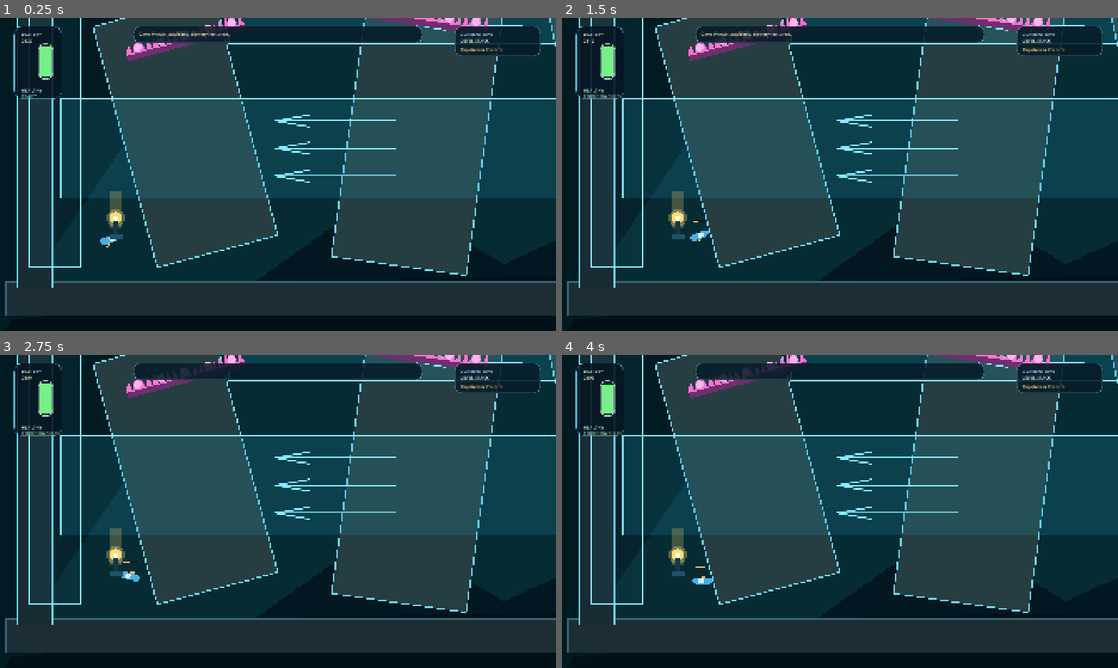
Above: before the commit, frames 1-4 (two rows, left to right).
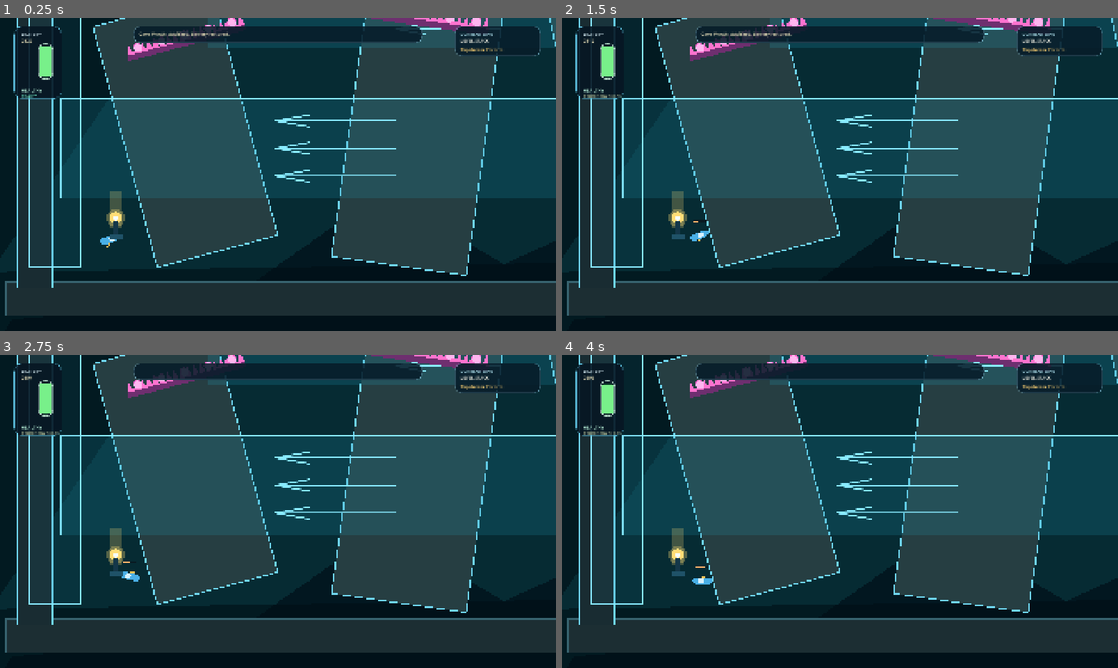
Above: after the commit, the same moments.

Repository: ashtton/scuba-rage-game
Game: Godot game, scene res://scenes/level_01.tscn
Same seed, same stepped clock (60 frames per second), same inputs: the game is played once before the commit and once after it.
Inputs (mouse positions are in pixels of both pictures, inside the frame that each line leads up to):
- Up to frame 1 (0.25 s): no input
- Up to frame 2 (1.5 s): tap Enter at 0.5, 0.8 s; move the mouse to (962, 158) at 0.52 s; tap R at 0.6 s; click (962, 158) at 0.67 s; tap Space at 0.77, 1.07 s; drag from (728, 190) to (895, 149) at 1.27 s
- Up to frame 3 (2.75 s): tap Space at 2, 2.1 s; move the mouse to (333, 442) at 2.02 s; click (333, 442) at 2.17 s; tap R at 2.3 s
- Up to frame 4 (4 s): tap Enter at 2.75, 3.6 s; drag from (812, 574) to (745, 373) at 2.77 s; tap Space at 3.5, 3.77, 3.8 s; move the mouse to (1006, 558) at 3.52 s; click (1006, 558) at 3.67 s

The runs differ from the first frame. In frame 1, 0.9% of the frame differs, in the area x 22-100%, y 0-13%; in frame 2, 0.9%; in frame 3, 0.9%; in frame 4, 0.9%.

Commit message:
start of GREAT level.

Diff:
--- a/scenes/level_01.tscn
+++ b/scenes/level_01.tscn
@@ -1,6 +1,6 @@
-[gd_scene load_steps=10 format=3]
-
-[ext_resource type="Script" path="res://scripts/climb_level.gd" id="1_level_script"]
+[gd_scene format=3 uid="uid://bb6f0p0y4k540"]
+
+[ext_resource type="Script" uid="uid://dhgiosxestv8n" path="res://scripts/climb_level.gd" id="1_level_script"]
 [ext_resource type="PackedScene" path="res://scenes/player.tscn" id="2_player"]
 [ext_resource type="PackedScene" path="res://scenes/components/solid_block.tscn" id="3_block"]
 [ext_resource type="PackedScene" path="res://scenes/components/current_zone.tscn" id="4_current"]
@@ -10,7 +10,7 @@
 [ext_resource type="PackedScene" path="res://scenes/components/goal_battery.tscn" id="8_goal"]
 [ext_resource type="PackedScene" path="res://scenes/components/level_hud.tscn" id="9_hud"]
 
-[node name="Level01" type="Node2D"]
+[node name="Level01" type="Node2D" unique_id=604632658]
 script = ExtResource("1_level_script")
 next_scene_path = "res://scenes/level_03.tscn"
 level_title = "LEVEL STACK"
@@ -22,302 +22,310 @@
 camera_right = 2720
 camera_bottom = 2680
 
-[node name="World" type="Node2D" parent="."]
-
-[node name="Backdrop" type="Polygon2D" parent="World"]
+[node name="World" type="Node2D" parent="." unique_id=509327562]
+
+[node name="Backdrop" type="Polygon2D" parent="World" unique_id=186947449]
 color = Color(0.0117647, 0.101961, 0.129412, 1)
 polygon = PackedVector2Array(-120, -1940, 2760, -1940, 2760, 2700, -120, 2700)
 
-[node name="GlowLayer" type="Polygon2D" parent="World"]
+[node name="GlowLayer" type="Polygon2D" parent="World" unique_id=1715534650]
+position = Vector2(-132, -43)
 color = Color(0.0823529, 0.380392, 0.419608, 0.24)
 polygon = PackedVector2Array(20, 2520, 620, 1640, 340, 920, 1080, 640, 680, -160, 1480, -760, 1300, -1600, 2300, -1180, 2540, 240, 2460, 2480)
 
-[node name="CaveShadow" type="Polygon2D" parent="World"]
+[node name="CaveShadow" type="Polygon2D" parent="World" unique_id=594777479]
 color = Color(0, 0.0470588, 0.0823529, 0.6)
 polygon = PackedVector2Array(-40, 2640, 700, 2580, 1240, 2200, 1660, 2450, 2230, 2190, 2750, 2630, 2740, 2710, -80, 2710)
 
-[node name="Player" parent="World" instance=ExtResource("2_player")]
+[node name="Player" parent="World" unique_id=506521554 instance=ExtResource("2_player")]
 position = Vector2(300, 2360)
+bounce_restitution = 0.58
+boost_cooldown = 1.25
 max_battery = 320.0
-boost_cooldown = 1.25
-bounce_restitution = 0.58
-
-[node name="LevelStack" type="Node2D" parent="World"]
-
-[node name="Level01Path" type="Node2D" parent="World/LevelStack"]
-position = Vector2(0, 0)
-
-[node name="Level02Path" type="Node2D" parent="World/LevelStack"]
+
+[node name="LevelStack" type="Node2D" parent="World" unique_id=118988667]
+
+[node name="Level01Path" type="Node2D" parent="World/LevelStack" unique_id=1566263893]
+
+[node name="Level02Path" type="Node2D" parent="World/LevelStack" unique_id=704853104]
 position = Vector2(0, -1240)
 
-[node name="Solids" type="Node2D" parent="World"]
-
-[node name="LowerBed" parent="World/Solids" instance=ExtResource("3_block")]
+[node name="Solids" type="Node2D" parent="World" unique_id=790728512]
+
+[node name="LowerBed" parent="World/Solids" unique_id=1895452483 instance=ExtResource("3_block")]
 position = Vector2(1320, 2570)
 size = Vector2(2760, 118)
 fill_color = Color(0.109804, 0.180392, 0.2, 1)
 border_color = Color(0.215686, 0.388235, 0.435294, 1)
 
-[node name="TopBed" parent="World/Solids" instance=ExtResource("3_block")]
+[node name="TopBed" parent="World/Solids" unique_id=1247166383 instance=ExtResource("3_block")]
 position = Vector2(1320, -1830)
 size = Vector2(2760, 118)
 fill_color = Color(0.109804, 0.180392, 0.2, 1)
 border_color = Color(0.215686, 0.388235, 0.435294, 1)
 
-[node name="LeftCaveColumn" parent="World/Solids" instance=ExtResource("3_block")]
+[node name="LeftCaveColumn" parent="World/Solids" unique_id=1853749265 instance=ExtResource("3_block")]
 position = Vector2(40, 330)
 size = Vector2(120, 4400)
 fill_color = Color(0.0980392, 0.172549, 0.196078, 1)
 
-[node name="RightCaveColumn" parent="World/Solids" instance=ExtResource("3_block")]
+[node name="RightCaveColumn" parent="World/Solids" unique_id=1248167894 instance=ExtResource("3_block")]
 position = Vector2(2600, 330)
 size = Vector2(140, 4400)
 fill_color = Color(0.0980392, 0.172549, 0.196078, 1)
 
-[node name="L1CaveRidgeA" parent="World/Solids" instance=ExtResource("3_block")]
+[node name="L1CaveRidgeA" parent="World/Solids" unique_id=947990300 instance=ExtResource("3_block")]
 position = Vector2(560, 1990)
-rotation_degrees = -15.0
+rotation = -0.2617994
 size = Vector2(430, 860)
 fill_color = Color(0.14902, 0.243137, 0.258824, 1)
 
-[node name="L1CaveRidgeB" parent="World/Solids" instance=ExtResource("3_block")]
+[node name="L1CaveRidgeB" parent="World/Solids" unique_id=1918033807 instance=ExtResource("3_block")]
 position = Vector2(1360, 2010)
-rotation_degrees = 8.0
+rotation = 0.13962634
 size = Vector2(470, 900)
 fill_color = Color(0.14902, 0.243137, 0.258824, 1)
 
-[node name="L1CaveRidgeC" parent="World/Solids" instance=ExtResource("3_block")]
+[node name="L1CaveRidgeC" parent="World/Solids" unique_id=1692158366 instance=ExtResource("3_block")]
 position = Vector2(2100, 1820)
-rotation_degrees = -12.0
+rotation = -0.20943952
 size = Vector2(460, 820)
 fill_color = Color(0.14902, 0.243137, 0.258824, 1)
 
-[node name="L1CeilingToothA" parent="World/Solids" instance=ExtResource("3_block")]
+[node name="L1CeilingToothA" parent="World/Solids" unique_id=657670968 instance=ExtResource("3_block")]
 position = Vector2(820, 1160)
-rotation_degrees = 17.0
+rotation = 0.29670596
 size = Vector2(380, 760)
 fill_color = Color(0.129412, 0.223529, 0.25098, 1)
 
-[node name="L1CeilingToothB" parent="World/Solids" instance=ExtResource("3_block")]
+[node name="L1CeilingToothB" parent="World/Solids" unique_id=1130779754 instance=ExtResource("3_block")]
 position = Vector2(1760, 980)
-rotation_degrees = -12.0
+rotation = -0.20943952
 size = Vector2(420, 800)
 fill_color = Color(0.129412, 0.223529, 0.25098, 1)
 
-[node name="L2FloorShelf" parent="World/Solids" instance=ExtResource("3_block")]
+[node name="L2FloorShelf" parent="World/Solids" unique_id=1375727862 instance=ExtResource("3_block")]
 position = Vector2(1980, 520)
 size = Vector2(460, 80)
 fill_color = Color(0.192157, 0.313726, 0.333333, 1)
 
-[node name="L2TunnelSpine" parent="World/Solids" instance=ExtResource("3_block")]
+[node name="L2TunnelSpine" parent="World/Solids" unique_id=1467252238 instance=ExtResource("3_block")]
 position = Vector2(1260, 160)
 size = Vector2(900, 210)
 fill_color = Color(0.145098, 0.25098, 0.270588, 1)
 
-[node name="L2TunnelToothLeft" parent="World/Solids" instance=ExtResource("3_block")]
+[node name="L2TunnelToothLeft" parent="World/Solids" unique_id=1650891523 instance=ExtResource("3_block")]
 position = Vector2(640, 60)
-rotation_degrees = 14.0
+rotation = 0.2443461
 size = Vector2(430, 620)
 fill_color = Color(0.141176, 0.235294, 0.258824, 1)
 
-[node name="L2TunnelToothRight" parent="World/Solids" instance=ExtResource("3_block")]
+[node name="L2TunnelToothRight" parent="World/Solids" unique_id=767041100 instance=ExtResource("3_block")]
 position = Vector2(1930, -80)
-rotation_degrees = -16.0
+rotation = -0.27925268
 size = Vector2(440, 620)
 fill_color = Color(0.141176, 0.235294, 0.258824, 1)
 
-[node name="L2UpperShelfA" parent="World/Solids" instance=ExtResource("3_block")]
+[node name="L2UpperShelfA" parent="World/Solids" unique_id=1523093767 instance=ExtResource("3_block")]
 position = Vector2(1780, -520)
 size = Vector2(380, 80)
 fill_color = Color(0.227451, 0.364706, 0.388235, 1)
 
-[node name="L2UpperShelfB" parent="World/Solids" instance=ExtResource("3_block")]
+[node name="L2UpperShelfB" parent="World/Solids" unique_id=107249776 instance=ExtResource("3_block")]
 position = Vector2(1020, -860)
 size = Vector2(380, 80)
 fill_color = Color(0.227451, 0.364706, 0.388235, 1)
 
-[node name="L2UpperShelfC" parent="World/Solids" instance=ExtResource("3_block")]
+[node name="L2UpperShelfC" parent="World/Solids" unique_id=1968223380 instance=ExtResource("3_block")]
 position = Vector2(400, -1160)
 size = Vector2(360, 80)
 fill_color = Color(0.227451, 0.364706, 0.388235, 1)
 
-[node name="UpperGoalShelf" parent="World/Solids" instance=ExtResource("3_block")]
+[node name="UpperGoalShelf" parent="World/Solids" unique_id=1539047940 instance=ExtResource("3_block")]
 position = Vector2(250, -1510)
 size = Vector2(300, 80)
 fill_color = Color(0.282353, 0.466667, 0.54902, 1)
 
-[node name="ConnectorLip" parent="World/Solids" instance=ExtResource("3_block")]
+[node name="ConnectorLip" parent="World/Solids" unique_id=1668182540 instance=ExtResource("3_block")]
 position = Vector2(2200, 700)
 size = Vector2(350, 70)
 fill_color = Color(0.203922, 0.329412, 0.341176, 1)
 
-[node name="Currents" type="Node2D" parent="World"]
-
-[node name="L1PushbackA" parent="World/Currents" instance=ExtResource("4_current")]
+[node name="Currents" type="Node2D" parent="World" unique_id=323210871]
+
+[node name="L1PushbackA" parent="World/Currents" unique_id=163190098 instance=ExtResource("4_current")]
 position = Vector2(1080, 2050)
 size = Vector2(1900, 340)
 flow_vector = Vector2(-240, 0)
 speed_scale = 0.9
 fill_color = Color(0.12549, 0.627451, 0.74902, 0.18)
 
-[node name="L1PushbackB" parent="World/Currents" instance=ExtResource("4_current")]
-position = Vector2(1540, 1540)
+[node name="L1PushbackB" parent="World/Currents" unique_id=786960419 instance=ExtResource("4_current")]
+position = Vector2(1469, 1554)
 size = Vector2(1660, 300)
 flow_vector = Vector2(-310, 0)
 speed_scale = 1.15
 fill_color = Color(0.12549, 0.627451, 0.74902, 0.2)
 
-[node name="L1VentLift" parent="World/Currents" instance=ExtResource("4_current")]
+[node name="L1VentLift" parent="World/Currents" unique_id=1216387054 instance=ExtResource("4_current")]
 position = Vector2(2140, 980)
 size = Vector2(260, 690)
 flow_vector = Vector2(0, -1060)
 fill_color = Color(0.192157, 0.741176, 0.827451, 0.24)
 
-[node name="L2PushbackTop" parent="World/Currents" instance=ExtResource("4_current")]
+[node name="L2PushbackTop" parent="World/Currents" unique_id=2112016690 instance=ExtResource("4_current")]
 position = Vector2(1280, -760)
 size = Vector2(1780, 320)
 flow_vector = Vector2(320, 0)
 speed_scale = 1.05
 fill_color = Color(0.141176, 0.666667, 0.772549, 0.22)
 
-[node name="L2BottomBackflow" parent="World/Currents" instance=ExtResource("4_current")]
+[node name="L2BottomBackflow" parent="World/Currents" unique_id=1154728665 instance=ExtResource("4_current")]
 position = Vector2(1710, 380)
 size = Vector2(1020, 280)
 flow_vector = Vector2(410, 0)
 speed_scale = 1.28
 fill_color = Color(0.152941, 0.666667, 0.741176, 0.22)
 
-[node name="ReturnShaftTop" parent="World/Currents" instance=ExtResource("4_current")]
+[node name="ReturnShaftTop" parent="World/Currents" unique_id=878835737 instance=ExtResource("4_current")]
 position = Vector2(2360, 820)
 size = Vector2(240, 560)
 flow_vector = Vector2(0, 1120)
 speed_scale = 1.15
 fill_color = Color(0.223529, 0.756863, 0.854902, 0.3)
 
-[node name="ReturnShaftMid" parent="World/Currents" instance=ExtResource("4_current")]
+[node name="ReturnShaftMid" parent="World/Currents" unique_id=1554300351 instance=ExtResource("4_current")]
 position = Vector2(2360, 1420)
 size = Vector2(240, 760)
 flow_vector = Vector2(0, 1280)
 speed_scale = 1.3
 fill_color = Color(0.223529, 0.756863, 0.854902, 0.32)
 
-[node name="ReturnShaftBottom" parent="World/Currents" instance=ExtResource("4_current")]
+[node name="ReturnShaftBottom" parent="World/Currents" unique_id=148478097 instance=ExtResource("4_current")]
 position = Vector2(2360, 2160)
 size = Vector2(260, 620)
 flow_vector = Vector2(0, 1400)
 speed_scale = 1.5
 fill_color = Color(0.223529, 0.756863, 0.854902, 0.34)
 
-[node name="SoftBoundaryLeft" parent="World/Currents" instance=ExtResource("4_current")]
+[node name="SoftBoundaryLeft" parent="World/Currents" unique_id=1231666862 instance=ExtResource("4_current")]
 position = Vector2(110, 360)
 size = Vector2(180, 4200)
 flow_vector = Vector2(200, 0)
 fill_color = Color(0.0980392, 0.443137, 0.533333, 0.12)
 
-[node name="SoftBoundaryRight" parent="World/Currents" instance=ExtResource("4_current")]
+[node name="SoftBoundaryRight" parent="World/Currents" unique_id=984409632 instance=ExtResource("4_current")]
 position = Vector2(2510, 360)
 size = Vector2(180, 4200)
 flow_vector = Vector2(-220, 0)
 fill_color = Color(0.0980392, 0.443137, 0.533333, 0.12)
 
-[node name="Hazards" type="Node2D" parent="World"]
-
-[node name="L1GiantJellyCeiling" parent="World/Hazards" instance=ExtResource("5_spikes")]
+[node name="Hazards" type="Node2D" parent="World" unique_id=334033874]
+position = Vector2(1, 0)
+
+[node name="L1GiantJellyCeiling" parent="World/Hazards" unique_id=627059782 instance=ExtResource("5_spikes")]
 position = Vector2(1160, 1360)
-rotation_degrees = 180.0
+rotation = 3.1415927
 size = Vector2(980, 58)
 contact_mode = 1
 jellyfish_bounce_speed = 1180.0
 jellyfish_stun_duration = 2.5
 
-[node name="L1GiantJellyRidgeA" parent="World/Hazards" instance=ExtResource("5_spikes")]
+[node name="L1GiantJellyRidgeA" parent="World/Hazards" unique_id=30755643 instance=ExtResource("5_spikes")]
 position = Vector2(560, 1670)
-rotation_degrees = -15.0
+rotation = -0.2617994
 size = Vector2(420, 52)
 contact_mode = 1
 jellyfish_bounce_speed = 1020.0
 jellyfish_stun_duration = 2.2
 
-[node name="L1GiantJellyRidgeB" parent="World/Hazards" instance=ExtResource("5_spikes")]
+[node name="L1GiantJellyRidgeB" parent="World/Hazards" unique_id=1739742369 instance=ExtResource("5_spikes")]
 position = Vector2(1380, 1600)
-rotation_degrees = 8.0
+rotation = 0.13962634
 size = Vector2(460, 56)
 contact_mode = 1
 jellyfish_bounce_speed = 1060.0
 jellyfish_stun_duration = 2.35
 
-[node name="L1GiantJellyRightWall" parent="World/Hazards" instance=ExtResource("5_spikes")]
+[node name="L1GiantJellyRightWall" parent="World/Hazards" unique_id=2029742503 instance=ExtResource("5_spikes")]
 position = Vector2(2280, 1490)
-rotation_degrees = 88.0
+rotation = 1.5358897
 size = Vector2(760, 50)
 contact_mode = 1
 jellyfish_bounce_speed = 1120.0
 jellyfish_stun_duration = 2.6
 
-[node name="L2GiantJellyFloor" parent="World/Hazards" instance=ExtResource("5_spikes")]
+[node name="L2GiantJellyFloor" parent="World/Hazards" unique_id=1639032508 instance=ExtResource("5_spikes")]
 position = Vector2(1340, 360)
 size = Vector2(1160, 60)
 contact_mode = 1
 jellyfish_bounce_speed = 1140.0
 jellyfish_stun_duration = 2.6
 
-[node name="L2GiantJellyCeiling" parent="World/Hazards" instance=ExtResource("5_spikes")]
+[node name="L2GiantJellyCeiling" parent="World/Hazards" unique_id=125954420 instance=ExtResource("5_spikes")]
 position = Vector2(1300, -220)
-rotation_degrees = 180.0
+rotation = 3.1415927
 size = Vector2(1180, 60)
 contact_mode = 1
 jellyfish_bounce_speed = 1120.0
 jellyfish_stun_duration = 2.45
 
-[node name="L2WallJellyLeft" parent="World/Hazards" instance=ExtResource("5_spikes")]
+[node name="L2WallJellyLeft" parent="World/Hazards" unique_id=351049095 instance=ExtResource("5_spikes")]
 position = Vector2(480, -760)
-rotation_degrees = -92.0
+rotation = -1.6057029
 size = Vector2(520, 46)
 contact_mode = 1
 jellyfish_bounce_speed = 1020.0
 jellyfish_stun_duration = 2.1
 
-[node name="L2WallJellyRight" parent="World/Hazards" instance=ExtResource("5_spikes")]
+[node name="L2WallJellyRight" parent="World/Hazards" unique_id=155851570 instance=ExtResource("5_spikes")]
 position = Vector2(2090, -610)
-rotation_degrees = 90.0
+rotation = 1.5707964
 size = Vector2(540, 46)
 contact_mode = 1
 jellyfish_bounce_speed = 1020.0
 jellyfish_stun_duration = 2.1
 
-[node name="Piranhas" type="Node2D" parent="World"]
-
-[node name="PiranhaRouteA" parent="World/Piranhas" instance=ExtResource("6_piranha")]
+[node name="Piranhas" type="Node2D" parent="World" unique_id=68244751]
+
+[node name="PiranhaRouteA" parent="World/Piranhas" unique_id=185423678 instance=ExtResource("6_piranha")]
+position = Vector2(1850, -60)
 patrol_points = PackedVector2Array(1850, -60, 1240, -20, 760, -140)
 patrol_speed = 220.0
 wait_time_at_point = 0.22
 
-[node name="PiranhaRouteB" parent="World/Piranhas" instance=ExtResource("6_piranha")]
+[node name="PiranhaRouteB" parent="World/Piranhas" unique_id=1107492611 instance=ExtResource("6_piranha")]
+position = Vector2(1760, -530)
 patrol_points = PackedVector2Array(1760, -530, 1240, -760, 760, -620)
 patrol_speed = 195.0
 wait_time_at_point = 0.18
 
-[node name="PiranhaRouteC" parent="World/Piranhas" instance=ExtResource("6_piranha")]
+[node name="PiranhaRouteC" parent="World/Piranhas" unique_id=1379093717 instance=ExtResource("6_piranha")]
+position = Vector2(1180, -1120)
 patrol_points = PackedVector2Array(1180, -1120, 640, -1040, 280, -1240)
 patrol_speed = 205.0
 wait_time_at_point = 0.2
 
-[node name="CheckpointL1" parent="World" instance=ExtResource("7_checkpoint")]
+[node name="CheckpointL1" parent="World" unique_id=319258996 instance=ExtResource("7_checkpoint")]
 position = Vector2(320, 2290)
 checkpoint_name = "Cave Mouth"
 spawn_offset = Vector2(0, -20)
 inactive_color = Color(0.584314, 0.858824, 0.835294, 1)
 active_color = Color(1, 0.866667, 0.462745, 1)
 
-[node name="CheckpointL2" parent="World" instance=ExtResource("7_checkpoint")]
+[node name="CheckpointL2" parent="World" unique_id=1946541604 instance=ExtResource("7_checkpoint")]
 position = Vector2(1940, 450)
 checkpoint_name = "Upper Channel"
 spawn_offset = Vector2(0, -20)
 inactive_color = Color(0.584314, 0.858824, 0.835294, 1)
 active_color = Color(1, 0.866667, 0.462745, 1)
 
-[node name="Goal" parent="World" instance=ExtResource("8_goal")]
+[node name="Goal" parent="World" unique_id=1597091755 instance=ExtResource("8_goal")]
 position = Vector2(250, -1590)
 size = Vector2(90, 90)
 
-[node name="HUD" parent="." instance=ExtResource("9_hud")]
+[node name="HUD" parent="." unique_id=1130171262 instance=ExtResource("9_hud")]
+
+[node name="PiranhaPatrol" parent="." unique_id=2008033927 instance=ExtResource("6_piranha")]
+position = Vector2(-180, 0)
+patrol_points = PackedVector2Array(-180, 0, 180, 0)
--- /dev/null
+++ b/scenes/level_01new.tscn
@@ -0,0 +1,93 @@
+[gd_scene format=3 uid="uid://jnydgx6w57fr"]
+
+[ext_resource type="PackedScene" path="res://scenes/player.tscn" id="1_jt2hw"]
+[ext_resource type="PackedScene" path="res://scenes/components/spike_strip.tscn" id="1_vlcp2"]
+[ext_resource type="PackedScene" path="res://scenes/components/solid_block.tscn" id="2_xixfx"]
+
+[node name="Level 1 Redone" type="Node2D" unique_id=771356984]
+
+[node name="World" type="Node2D" parent="." unique_id=340625508]
+
+[node name="Hazards" type="Node2D" parent="World" unique_id=455956040]
+position = Vector2(-2676, 485)
+
+[node name="L1GiantJellyCeiling" parent="World/Hazards" unique_id=1217200783 instance=ExtResource("1_vlcp2")]
+position = Vector2(1160, 1360)
+rotation = 3.1415927
+size = Vector2(980, 58)
+contact_mode = 1
+jellyfish_bounce_speed = 1180.0
+jellyfish_stun_duration = 2.5
+
+[node name="L1GiantJellyRidgeA" parent="World/Hazards" unique_id=338657896 instance=ExtResource("1_vlcp2")]
+position = Vector2(560, 1670)
+rotation = -0.2617994
+size = Vector2(420, 52)
+contact_mode = 1
+jellyfish_bounce_speed = 1020.0
+jellyfish_stun_duration = 2.2
+
+[node name="L1GiantJellyRidgeB" parent="World/Hazards" unique_id=792541133 instance=ExtResource("1_vlcp2")]
+position = Vector2(1380, 1600)
+rotation = 0.13962634
+size = Vector2(460, 56)
+contact_mode = 1
+jellyfish_bounce_speed = 1060.0
+jellyfish_stun_duration = 2.35
+
+[node name="L1GiantJellyRightWall" parent="World/Hazards" unique_id=1553250556 instance=ExtResource("1_vlcp2")]
+position = Vector2(2280, 1490)
+rotation = 1.5358897
+size = Vector2(760, 50)
+contact_mode = 1
+jellyfish_bounce_speed = 1120.0
+jellyfish_stun_duration = 2.6
+
+[node name="L2GiantJellyFloor" parent="World/Hazards" unique_id=2097818066 instance=ExtResource("1_vlcp2")]
+position = Vector2(1340, 360)
+size = Vector2(1160, 60)
+contact_mode = 1
+jellyfish_bounce_speed = 1140.0
+jellyfish_stun_duration = 2.6
+
+[node name="L2GiantJellyCeiling" parent="World/Hazards" unique_id=1669138432 instance=ExtResource("1_vlcp2")]
+position = Vector2(1300, -220)
+rotation = 3.1415927
+size = Vector2(1180, 60)
+contact_mode = 1
+jellyfish_bounce_speed = 1120.0
+jellyfish_stun_duration = 2.45
+
+[node name="L2WallJellyLeft" parent="World/Hazards" unique_id=1922873668 instance=ExtResource("1_vlcp2")]
+position = Vector2(480, -760)
+rotation = -1.6057029
+size = Vector2(520, 46)
+contact_mode = 1
+jellyfish_bounce_speed = 1020.0
+jellyfish_stun_duration = 2.1
+
+[node name="L2WallJellyRight" parent="World/Hazards" unique_id=1919335441 instance=ExtResource("1_vlcp2")]
+position = Vector2(2090, -610)
+rotation = 1.5707964
+size = Vector2(540, 46)
+contact_mode = 1
+jellyfish_bounce_speed = 1020.0
+jellyfish_stun_duration = 2.1
+
+[node name="Walls" type="Node2D" parent="World" unique_id=1345264029]
+
+[node name="Ceiling" parent="World/Walls" unique_id=265458051 instance=ExtResource("2_xixfx")]
+position = Vector2(1692, -112)
+size = Vector2(4000, 120)
+
+[node name="Floor" parent="World/Walls" unique_id=1369240518 instance=ExtResource("2_xixfx")]
+position = Vector2(1701, 1161)
+size = Vector2(4000, 120)
+
+[node name="Left Wall" parent="World/Walls" unique_id=1033195109 instance=ExtResource("2_xixfx")]
+position = Vector2(87, 440)
+rotation = -1.5606186
+size = Vector2(1000, 120)
+
+[node name="Player" parent="World" unique_id=1886926597 instance=ExtResource("1_jt2hw")]
+position = Vector2(255, 829)
